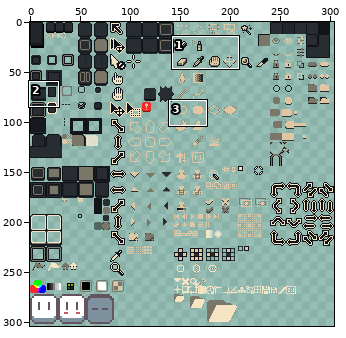
Sprite sheet: sheet.png. Above: a wide view before the commit, with the close-up outlined.
Close-up. Before the commit:
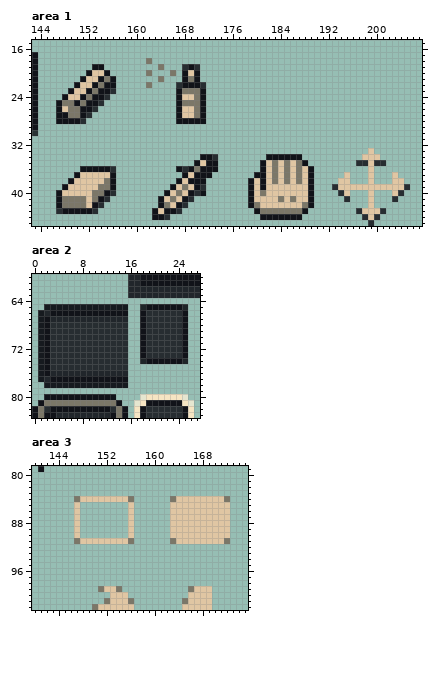
The file is 304x304 pixels. Pixels under 10% opacity are left out. Colours within 5 levels of each other are drawn and written as one. Shown: area 1: x 143..207, y 15..45; area 2: x 0..27, y 60..83; area 3: x 140..175, y 79..102. The commit also changed other parts of the picture, which this record leaves out.
The result:
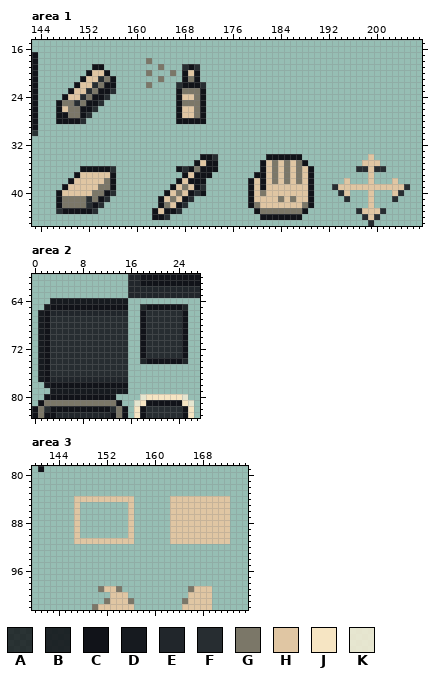
Palette (. is transparent): A #0b0c10c7  B #0c0d12dc  C #111319  D #161a1f  E #21262b  F #272d31  G #7b7768  H #e0c6a3  J #f6e5c3  K #f3ecd4dc
What changed:
Changed rows in their new state; - is an unchanged pixel.
Area 1:
first column x 150:
21 ----F
22 ---F-
23 --F--
24 -F---
25 F----
first column x 152:
33 -----------------------------------------------.-----
34 ----------------------------------------------.-.----
35 ---------------------------------------------.H-H.---
36 ---------------------------------------------FF-FF---
37 -------------------------------------------.-------.-
38 ------------------------------------------.---------.
41 F----------------------------------------------------
42 F----------------------------------------------------
Area 2:
first column x 2:
64 -DDDDDDDDDDDDD
65 -CCCCCCCCCCCCC
66 CEEEEEEEEEEEEE
67 -FFFFFFFFFFFFF
first column x 2:
76 -FFFFFFFFFFFFF
77 CEEEEEEEEEEEEE
78 -CCCCCCCCCCCCC
79 -DDDDDDDDDDDDD
Area 3:
first column x 147:
 84 H--------H------H--------H
first column x 147:
 91 H--------H------H--------H
